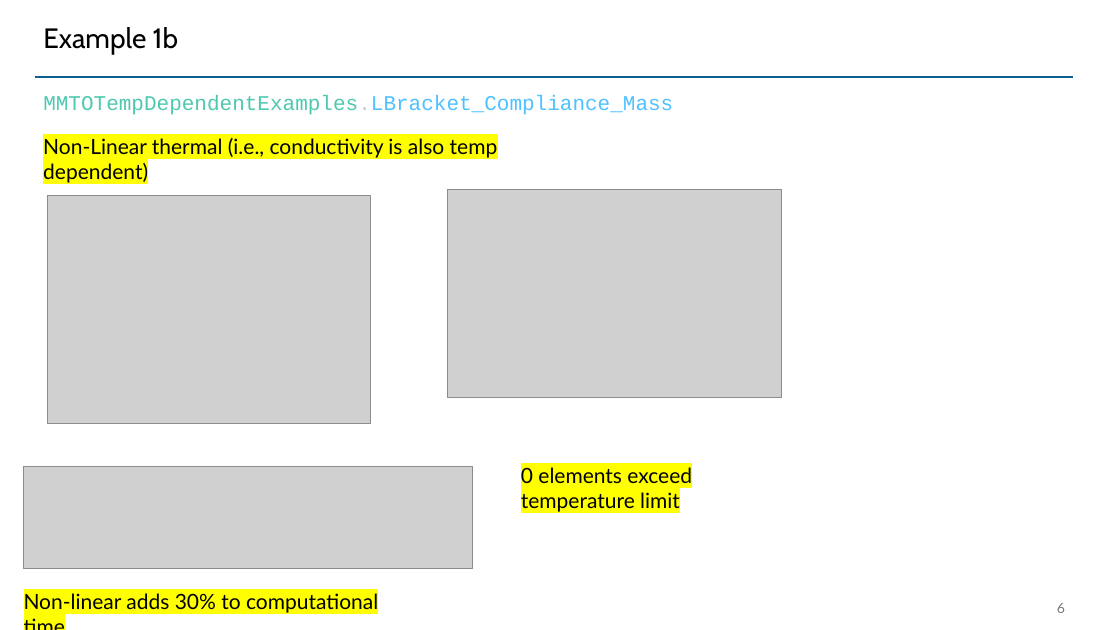
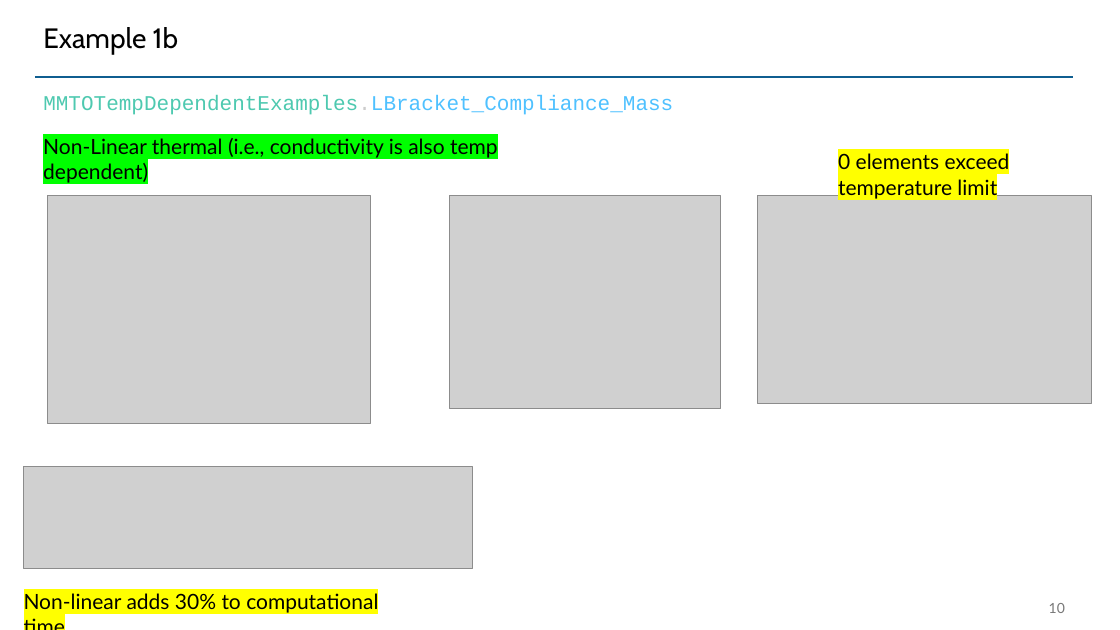
Before and after one commit to UW-ERSL/METALS, a slide deck: slide 10 of Slides/MMTOTempDependentResults.pptx (slide 6 before the commit). Drawn at 1120x630 pixels with LibreOffice and Linux fonts; fonts in the diff are those of the drawing; grey boxes stand for pictures. Boxes give left, top, right and bottom in pixels: in the first picture for what was removed or moved away, otherwise in the second. Text is boxed around its words. In the diff, an @@ line names an element or a change of style, - is before the commit and + after.

```diff
--- a/Slides/MMTOTempDependentResults.pptx
+++ b/Slides/MMTOTempDependentResults.pptx
@@ text "Non-Linear thermal (i.e., conductivity is ..." at [43,138,498,158]: highlight #FFFF00 to #00FF00 @@
@@ text "0 elements exceed temperature limit": place and size @@
-text "0 elements exceed temperature limit" at [521,467,692,512]
+text "0 elements exceed temperature limit" at [838,151,1010,199]
@@ picture added at [450,195,721,408] @@
@@ picture: place and size @@
-picture at [448,189,781,397]
+picture at [758,195,1091,403]
@@ page number at [1049,603,1065,613]: text changed @@
-6
+10
```
Also in this commit, not shown: 6 other slides changed, 6 slides added, 6 other files.
